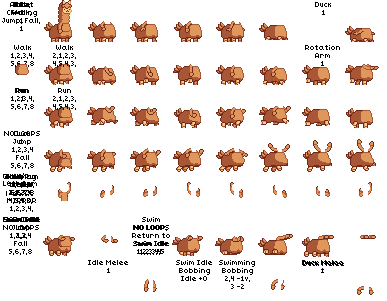
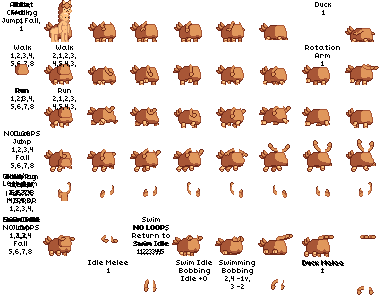
The second 387 x 301 image is a revision of the first. Changes to its layers:
added layer "Clipboard" above "fsleeve.png" over [50, 12, 70, 42]
